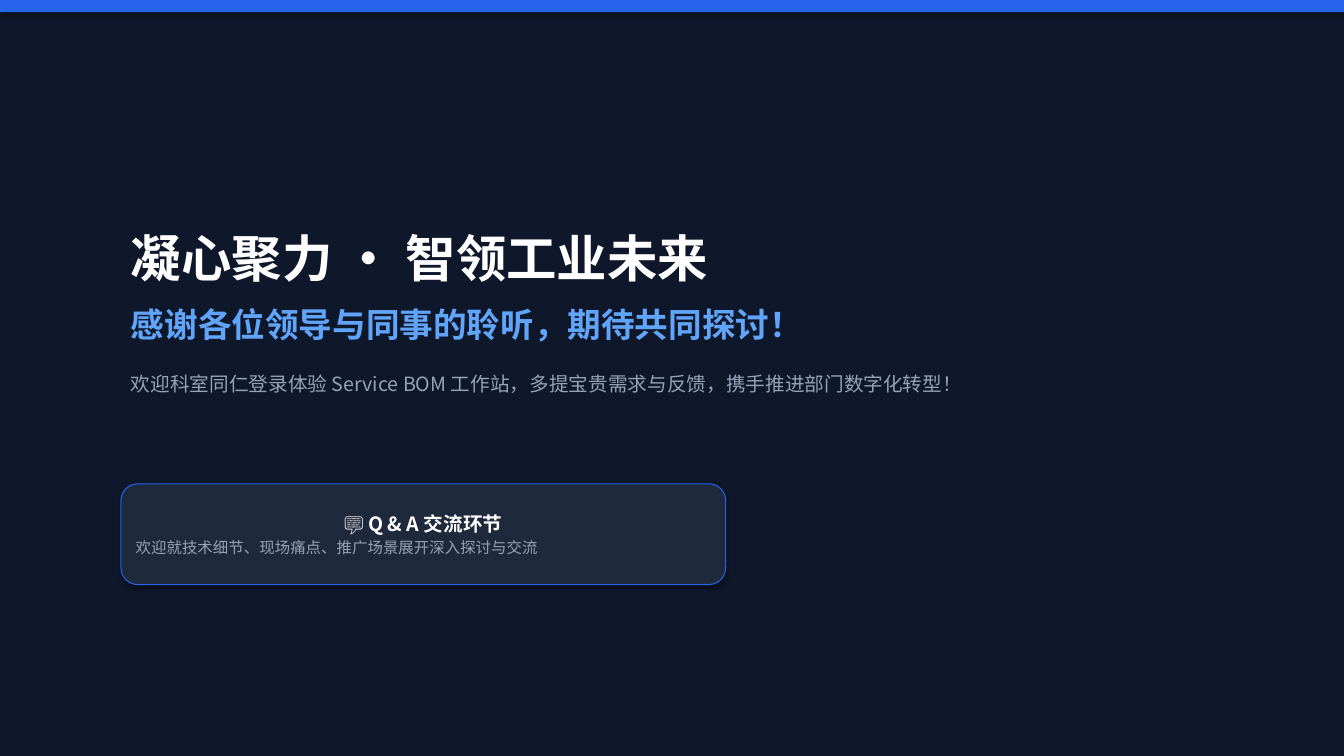
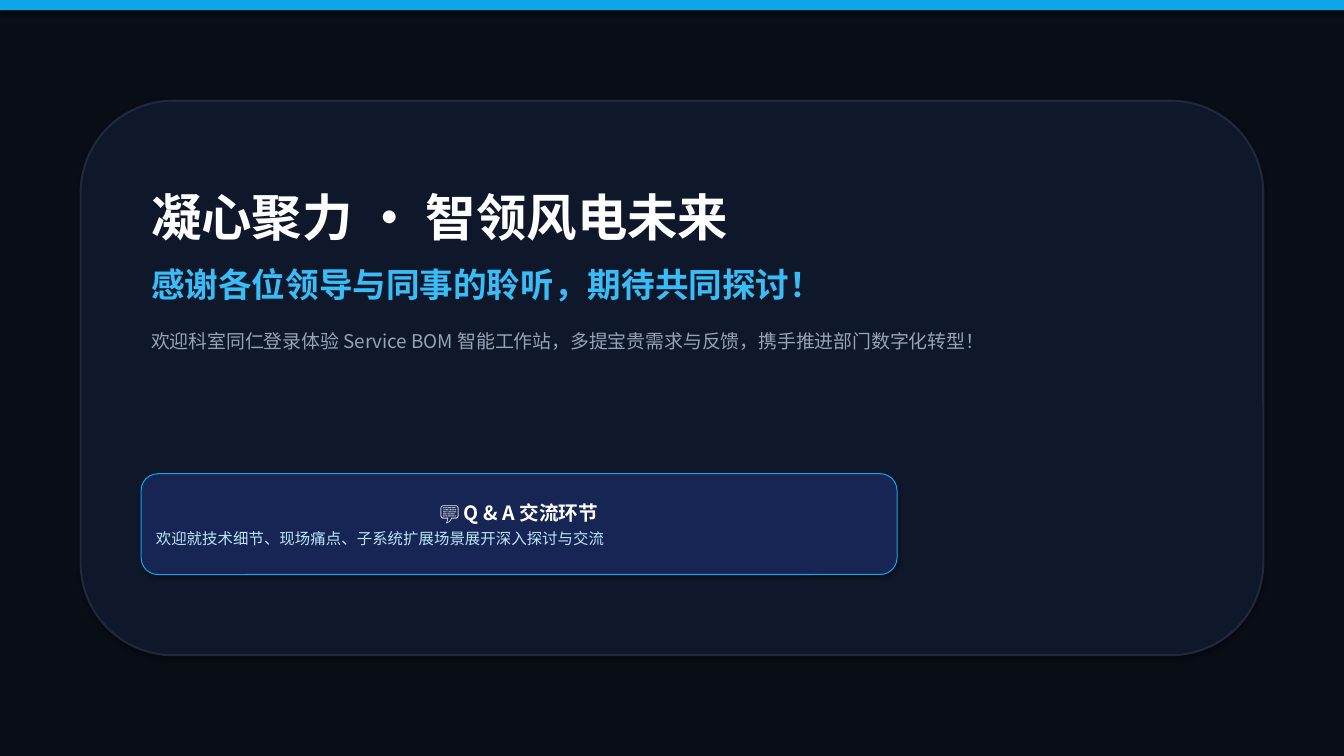
Before and after one commit to chdliulong-svg/SBOM, a slide deck: slide 11 of Service_BOM_AI应用案例分享.pptx. Drawn at 1344x756 pixels with LibreOffice and Linux fonts; fonts in the diff are those of the drawing. Boxes give left, top, right and bottom in pixels: in the first picture for what was removed or moved away, otherwise in the second. Text is boxed around its words. In the diff, an @@ line names an element or a change of style, - is before the commit and + after.

```diff
--- a/Service_BOM_AI应用案例分享.pptx
+++ b/Service_BOM_AI应用案例分享.pptx
@@ rectangle at bbox=[0, 0, 1344, 756]: fill #0F172A to #090D16 @@
@@ rectangle at bbox=[0, 0, 1344, 10]: fill #2563EB to #0EA5E9 @@
@@ rounded rectangle added at bbox=[81, 101, 1263, 655], fill #0F172A, outline #1E293B 1.5 pt @@
@@ text "凝心聚力 · 智领风电未来": place and size @@
-text "凝心聚力 · 智领风电未来" at bbox=[131, 234, 962, 393]
+text "凝心聚力 · 智领风电未来" at bbox=[151, 193, 984, 350]
@@ text at bbox=[151, 193, 728, 241]: text changed @@
-凝心聚力 · 智领工业未来
+凝心聚力 · 智领风电未来
@@ text at bbox=[151, 268, 823, 302]: text colour #60A5FA to #38BDF8 in "感谢各位领导与同事的聆听，期待共同探讨！" @@
@@ text at bbox=[151, 332, 984, 350]: text changed; size 14 to 13.5 pt @@
-欢迎科室同仁登录体验 Service BOM 工作站，多提宝贵需求与反馈，携手推进部门数字化转型！
+欢迎科室同仁登录体验 Service BOM 智能工作站，多提宝贵需求与反馈，携手推进部门数字化转型！
@@ rounded rectangle "💬 Q & A 交流环节": place and size @@
-rounded rectangle "💬 Q & A 交流环节" at bbox=[121, 484, 726, 585]
+rounded rectangle "💬 Q & A 交流环节" at bbox=[141, 474, 897, 575]
@@ rounded rectangle "💬 Q & A 交流环节" at bbox=[141, 474, 897, 575]: fill #1E293B to #172554; outline #2563EB 0.75 pt to #0EA5E9 0.75 pt @@
@@ text in rounded rectangle at bbox=[156, 531, 604, 546]: text changed; text colour #94A3B8 to #BAE6FD @@
-欢迎就技术细节、现场痛点、推广场景展开深入探讨与交流
+欢迎就技术细节、现场痛点、子系统扩展场景展开深入探讨与交流
```
Also in this commit, not shown: 9 other slides changed, 1 slide added, 1 slide removed, 2 other files.
